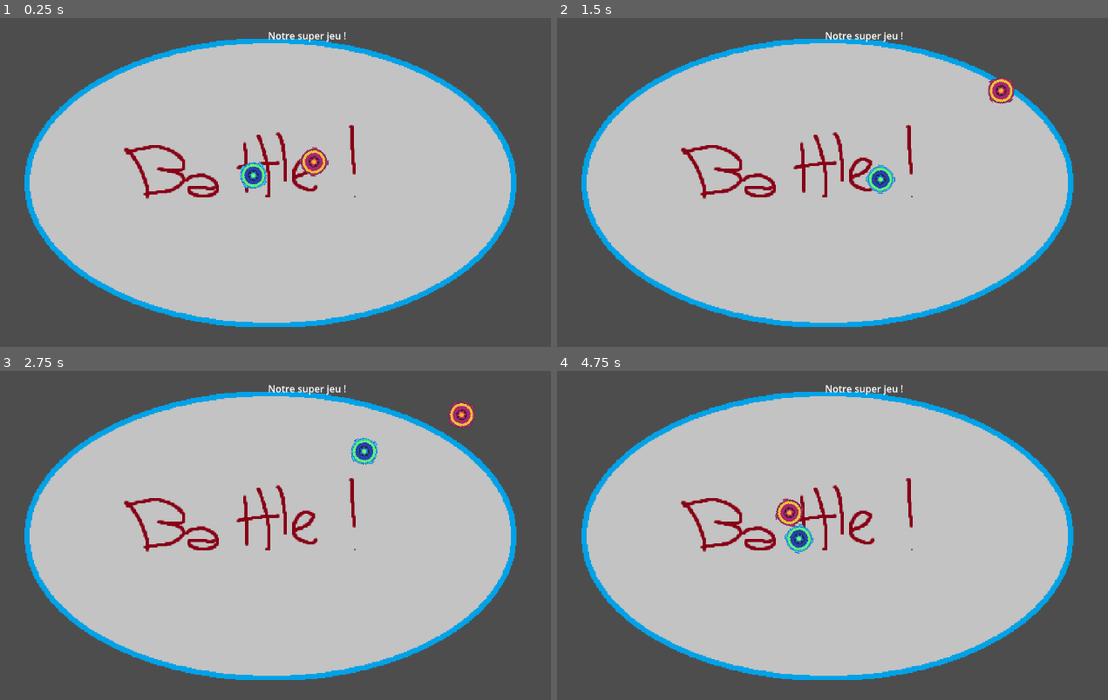
Above: before the commit, frames 1-4 (two rows, left to right).
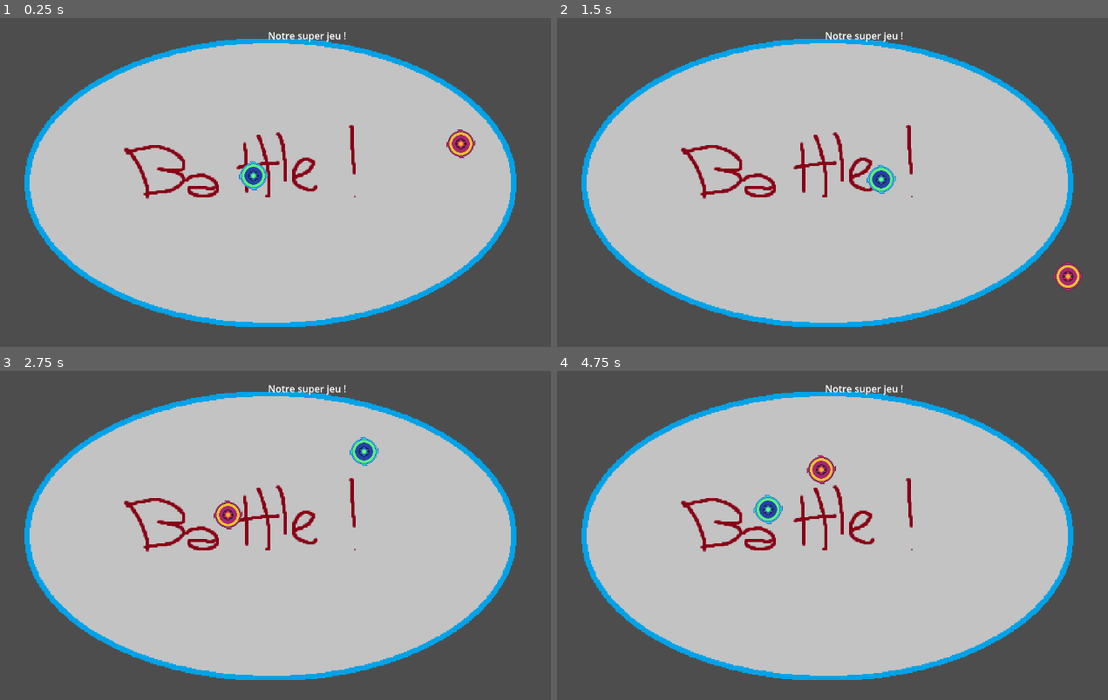
Above: after the commit, the same moments.

Repository: GreemLuck/spin-to-kill
Game: Godot game, scene res://scenes/game_controller.tscn
Two runs of this game, one before a commit and one after it. Both use one fixed random seed, a clock stepped at 60 frames per second and the inputs below.
Inputs (mouse positions are in pixels of both pictures, inside the frame that each line leads up to):
- Up to frame 1 (0.25 s): no input
- Up to frame 2 (1.5 s): move the mouse to (1008, 162) at 0.52 s; move the mouse to (716, 202) at 1.27 s
- Up to frame 3 (2.75 s): move the mouse to (369, 446) at 2.02 s
- Up to frame 4 (4.75 s): move the mouse to (821, 611) at 2.77 s; move the mouse to (1069, 591) at 3.52 s; move the mouse to (650, 476) at 4.27 s

The runs differ from the first frame. In frame 1, 0.8% of the frame differs, in the area x 43-87%, y 33-53%; in frame 2, 0.8%; in frame 3, 0.8%; in frame 4, 1.3%, in the area x 35-51%, y 25-56%.

Commit message:
Add circular movement

Diff:
--- a/scenes/enemy.tscn
+++ b/scenes/enemy.tscn
@@ -1,20 +1,24 @@
-[gd_scene load_steps=6 format=3 uid="uid://distoeiu43ltf"]
+[gd_scene load_steps=7 format=3 uid="uid://distoeiu43ltf"]
 
-[ext_resource type="Script" uid="uid://btihxje6kdikc" path="res://scripts/SpiningTop.gd" id="1_4ra3w"]
-[ext_resource type="Script" uid="uid://vrgpv44bk256" path="res://scripts/MovementController.gd" id="2_5uy6h"]
+[ext_resource type="Script" uid="uid://btihxje6kdikc" path="res://scripts/SpinningTop.gd" id="1_4ra3w"]
+[ext_resource type="Script" uid="uid://dffqxtd5q830w" path="res://scripts/EnemyCircularMovement.gd" id="2_4ra3w"]
 [ext_resource type="Texture2D" uid="uid://cd7jqi7x5u511" path="res://sprites/enemy_srpite_0.png" id="3_c4w8v"]
 
-[sub_resource type="Resource" id="Resource_xwavj"]
-script = ExtResource("2_5uy6h")
-metadata/_custom_type_script = "uid://vrgpv44bk256"
+[sub_resource type="PhysicsMaterial" id="PhysicsMaterial_4ra3w"]
+friction = 0.0
+
+[sub_resource type="Resource" id="Resource_5uy6h"]
+script = ExtResource("2_4ra3w")
+metadata/_custom_type_script = "uid://dffqxtd5q830w"
 
 [sub_resource type="CircleShape2D" id="CircleShape2D_nenq2"]
 radius = 25.079872
 
 [node name="Enemy" type="RigidBody2D"]
+physics_material_override = SubResource("PhysicsMaterial_4ra3w")
 gravity_scale = 0.0
 script = ExtResource("1_4ra3w")
-controller = SubResource("Resource_xwavj")
+controller = SubResource("Resource_5uy6h")
 
 [node name="CollisionShape2D" type="CollisionShape2D" parent="."]
 shape = SubResource("CircleShape2D_nenq2")
--- a/scenes/game_controller.tscn
+++ b/scenes/game_controller.tscn
@@ -43,4 +43,4 @@
 position = Vector2(334, 295)
 
 [node name="Enemy" parent="." instance=ExtResource("4_rc0pn")]
-position = Vector2(597, 292)
+position = Vector2(627, 311)
--- a/scenes/player.tscn
+++ b/scenes/player.tscn
@@ -1,6 +1,6 @@
 [gd_scene load_steps=6 format=3 uid="uid://dffsjksykyudm"]
 
-[ext_resource type="Script" uid="uid://btihxje6kdikc" path="res://scripts/SpiningTop.gd" id="1_g2els"]
+[ext_resource type="Script" uid="uid://btihxje6kdikc" path="res://scripts/SpinningTop.gd" id="1_g2els"]
 [ext_resource type="Script" uid="uid://buxdmkmji1p0o" path="res://scripts/PlayerMovement.gd" id="2_dqkch"]
 [ext_resource type="Texture2D" uid="uid://c0q821vw4sldd" path="res://sprites/player_srpite_0.png" id="2_qhqgy"]
 
--- /dev/null
+++ b/scripts/EnemyCircularMovement.gd
@@ -0,0 +1,20 @@
+extends MovementController
+class_name EnemyCircularMovement
+## Applies a perpendicular force to the velocity so the body turns at a constant angular speed.
+##
+
+@export var clockwise: bool = true
+@export var starting_force: float = 100000.0
+@export var central_force: float = 2000
+
+func get_starting_force(owner: Node) -> Vector2:
+	return Vector2.RIGHT * starting_force
+
+func get_desired_force(owner, delta) -> Vector2:
+	var v: Vector2 = owner.linear_velocity
+	# Normal perpendicular to linear velocity
+	var n: Vector2 = Vector2(-v.y, v.x).normalized()
+	if clockwise:
+		n = -n
+
+	return n * central_force
--- a/scripts/MovementController.gd
+++ b/scripts/MovementController.gd
@@ -1,6 +1,14 @@
 extends Resource
 class_name MovementController
 ## This is an interface for entities movement
+
+## Returns the force computed by the controller that will be applied only once when the owner is instantiated
+## [br]
+## [param owner] : The Node to which the force will be applied [br]
+func get_starting_force(owner: Node) -> Vector2:
+	return Vector2.ZERO
+
+
 
 ## Returns the force computed by the controller that will be applied to the entity [br]
 ## [br]
--- a/scripts/SpiningTop.gd
+++ /dev/null
@@ -1,78 +0,0 @@
-extends RigidBody2D
-
-## Controller script that dictates movement of the entity
-@export var controller : MovementController
-
-@export var max_force: float = 4000.0
-@export var max_speed: float = 900.0
-
-## Rotation speed. This is influenced by inertia and therefore by the mass of the object
-@export var spin_torque: float = 1500.0 # Angular momentum?
-
-# Knockback
-@export var base_impulse: float = 700.0
-@export var rel_vel_factor: float = 0.8
-@export var impulse_max: float = 1600.0
-@export var hit_stun: float = 0.12
-
-@export var restitution: float = 0.95  # 0..1 (1 = rebond parfait, 0 = inélastique)
-
-
-func _ready() -> void:
-	# TODO: nani?
-	contact_monitor = true
-	max_contacts_reported = 8
-	body_entered.connect(_on_body_entered)
-
-	# Spin continu
-	add_constant_torque(spin_torque)
-
-func _physics_process(delta: float) -> void:
-	# Apply forces from controller
-	var desired_force = controller.get_desired_force(self, delta)
-	if desired_force.length() > max_force:
-		desired_force = desired_force.normalized() * max_force
-	apply_force(desired_force)
-
-	# Clamp vitesse
-	if linear_velocity.length() > max_speed:
-		linear_velocity = linear_velocity.normalized() * max_speed
-
-func _on_body_entered(other: Node) -> void:
-	pass
-	#if other is RigidBody2D and other != self:
-		#var other_rb := other as RigidBody2D
-		#if other_rb == null:
-			#return
-#
-		## normale (de l'autre vers moi) — proche de la normale de contact
-		#var n: Vector2 = (global_position - other_rb.global_position).normalized()
-		#if n == Vector2.ZERO:
-			#return
-#
-		## vitesses actuelles
-		#var v1: Vector2 = linear_velocity
-		#var v2: Vector2 = other_rb.linear_velocity
-#
-		## vitesse relative projetée sur la normale
-		#var vrel_n: float = (v1 - v2).dot(n)
-#
-		## si déjà en séparation, ne pas "re-cogner"
-		#if vrel_n >= 0.0:
-			#return
-#
-		## masses (Godot 4: propriété mass directe)
-		#var m1: float = mass
-		#var m2: float = other_rb.mass
-#
-		## impulsion scalaire selon la conservation de quantité de mouvement + restitution
-		#var e: float = clampf(restitution, 0.0, 1.0)
-		#var j: float = - (1.0 + e) * vrel_n / (1.0/m1 + 1.0/m2)
-#
-		## appliquer l'impulsion (symétrique)
-		#var J: Vector2 = j * n
-		#apply_impulse(J * 2)               # à moi (direction n)
-		#other_rb.apply_impulse(-J)     # à l'autre (direction -n) # TODO: impacte ici ne devrait pas influencer l'autre. Il calcule sa propre trajectoire
-#
-		## optionnel: un très bref "hit-stun" pour lisibilité, mais plus besoin de forcer la poussée
-		#_hit_timer = hit_stun
--- /dev/null
+++ b/scripts/SpinningTop.gd
@@ -0,0 +1,22 @@
+extends RigidBody2D
+
+## Controller script that dictates movement of the entity
+@export var controller : MovementController
+
+@export var max_force: float = 4000.0
+@export var max_speed: float = 900.0
+
+
+func _ready() -> void:
+	apply_force(controller.get_starting_force(self))
+
+func _physics_process(delta: float) -> void:
+	# Apply forces from controller
+	var desired_force = controller.get_desired_force(self, delta)
+	if desired_force.length() > max_force:
+		desired_force = desired_force.normalized() * max_force
+	apply_force(desired_force)
+
+	# Clamp vitesse
+	if linear_velocity.length() > max_speed:
+		linear_velocity = linear_velocity.normalized() * max_speed
Not shown, added: scripts/EnemyCircularMovement.gd.uid
Renamed: scripts/SpiningTop.gd.uid -> scripts/SpinningTop.gd.uid
